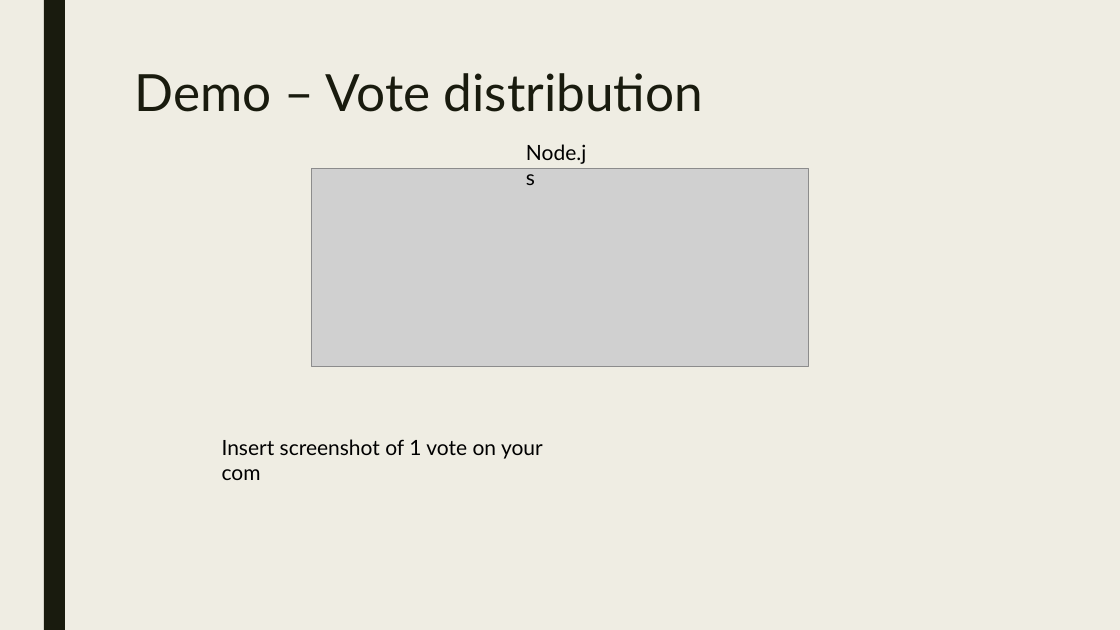
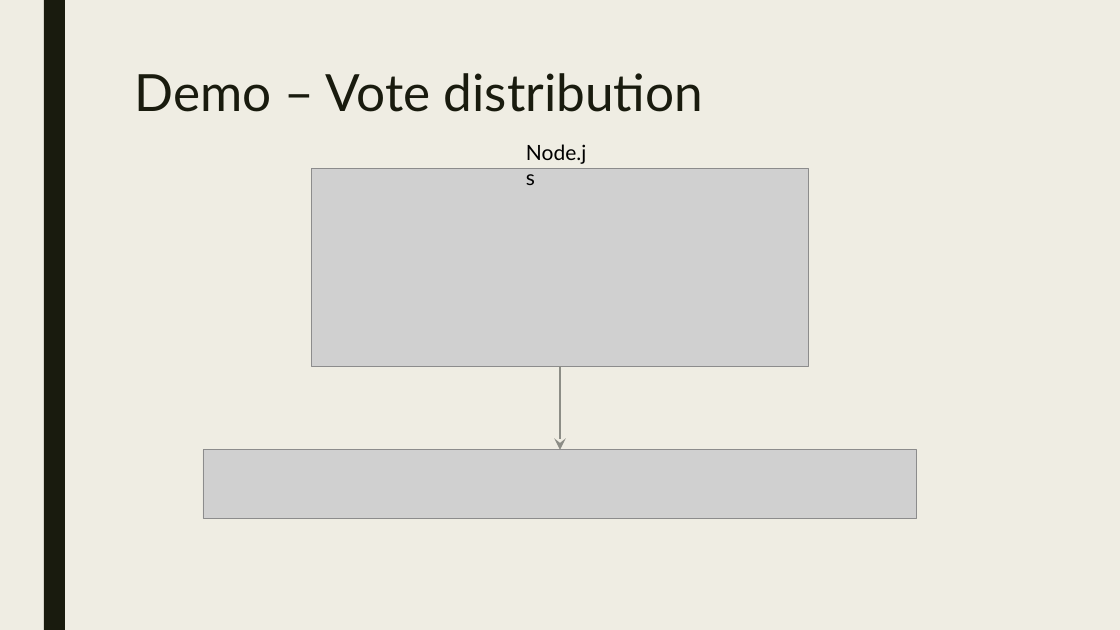
Before and after one commit to shinfxh/hackboston2022, a slide deck: slide 11 of DecisionChain.pptx. Drawn at 1120x630 pixels with LibreOffice and Linux fonts; fonts in the diff are those of the drawing; grey boxes stand for pictures. Boxes give left, top, right and bottom in pixels: in the first picture for what was removed or moved away, otherwise in the second. Text is boxed around its words. In the diff, an @@ line names an element or a change of style, - is before the commit and + after.

```diff
--- a/DecisionChain.pptx
+++ b/DecisionChain.pptx
@@ arrow added from (560, 366) to (560, 450), #8C8D86 2 pt @@
@@ text removed at (x1=222, y1=439, x2=543, y2=480) @@
-Insert screenshot of 1 vote on your com
@@ picture added at (x1=203, y1=450, x2=918, y2=519) @@
```
Also in this commit, not shown: 2 other slides changed.
